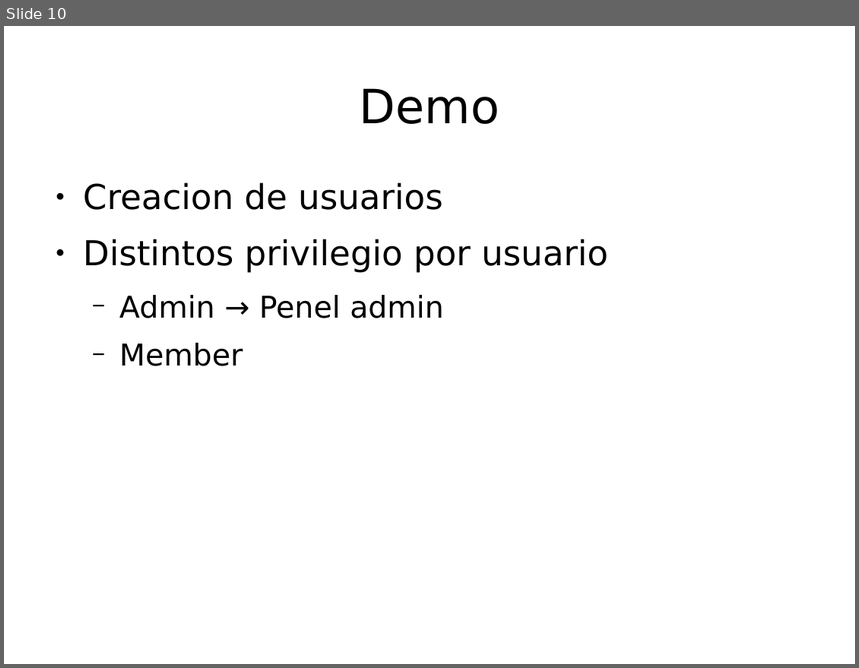
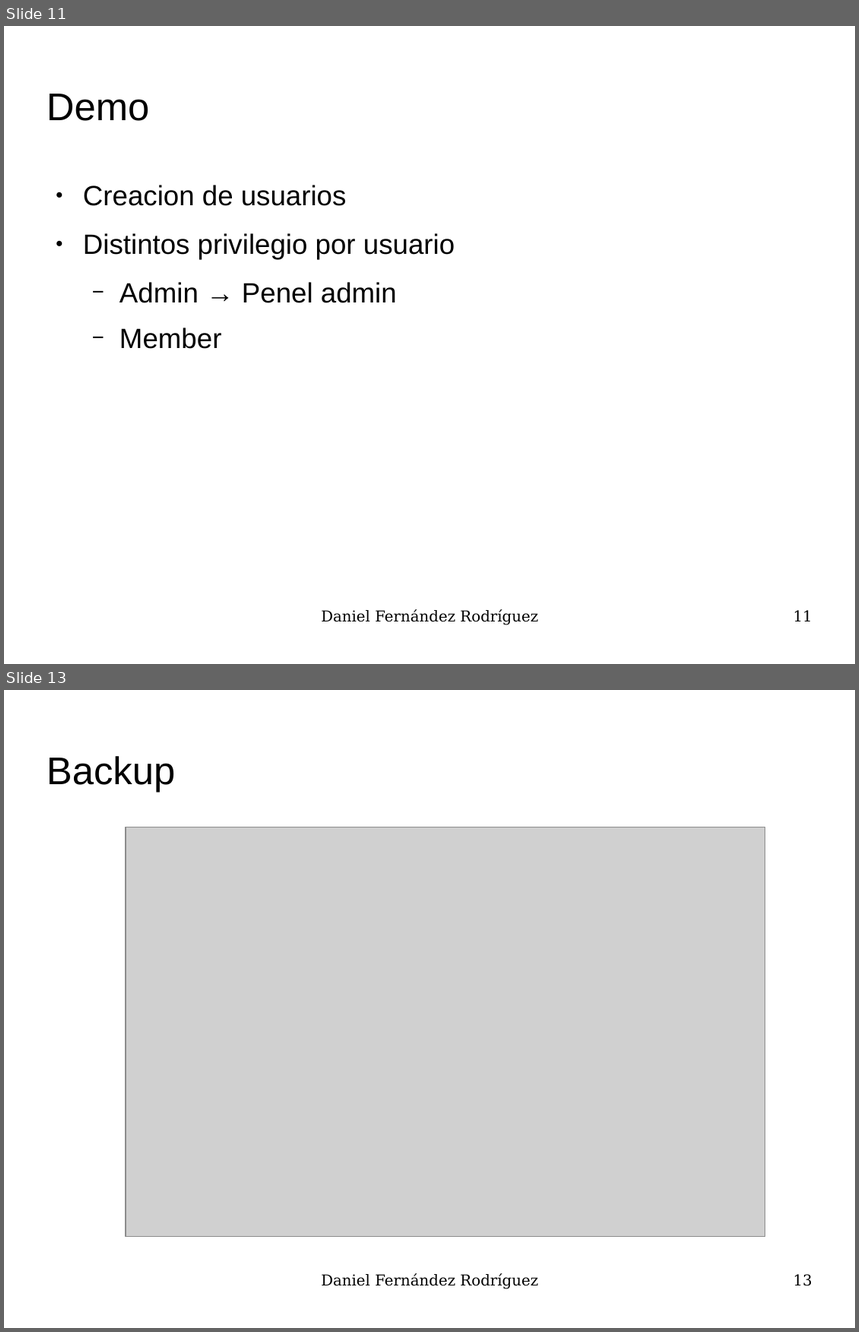
Before and after one commit to UO180222/tfg, a slide deck: docs/presentacion.odp. Shown one above the other, each under a label of ours: slide 10 before the commit, slides 11 and 13 after it; the slides between them are not shown. The pictures are 859x668 and 859x1332 pixels, drawn with LibreOffice and Linux fonts; fonts in the diff are those of the drawing; grey boxes stand for pictures; background and template pictures are left out. Boxes give left, top, right and bottom in pixels: in the first picture for what was removed or moved away, otherwise in the second. Text is boxed around its words. In the diff, an @@ line names an element or a change of style, - is before the commit and + after.

```diff
--- a/docs/presentacion.odp
+++ b/docs/presentacion.odp
@@ slide 13 added at [4, 690, 855, 1328], background picture (left out) @@
@@ title added at [47, 756, 175, 792], 36 pt, text #000000 @@
+Backup
@@ picture added at [126, 827, 765, 1237] @@
@@ text added at [321, 1274, 538, 1290], 14 pt, text #000000 @@
+Daniel Fernández Rodríguez
@@ page number added at [794, 1274, 813, 1287], 14 pt, text #000000 @@
+13
@@ what was slide 10 is now slide 11 @@
@@ slide 11 changed as well @@
@@ title "Demo": place and size @@
-title "Demo" at [360, 88, 500, 124]
+title "Demo" at [47, 94, 149, 121]
@@ title "Demo" at [47, 94, 149, 121]: size 44 to 36 pt, font DejaVu Sans to Arial; alignment centre to left @@
@@ text "Creacion de usuarios" at [83, 185, 455, 349]: size 32 to 26 pt in "Creacion de usuarios", "Distintos privilegio por usuario"; font DejaVu Sans to Arial; size 28 to 26 pt in "Admin → Penel admin", "Member" @@
@@ text added at [321, 610, 538, 626], 14 pt, text #000000 @@
+Daniel Fernández Rodríguez
@@ page number added at [794, 610, 813, 622], 14 pt, text #000000 @@
+11
```
Also in this commit, not shown: 8 other slides changed, 3 other slides added, 1 slide removed, 1 other file.
